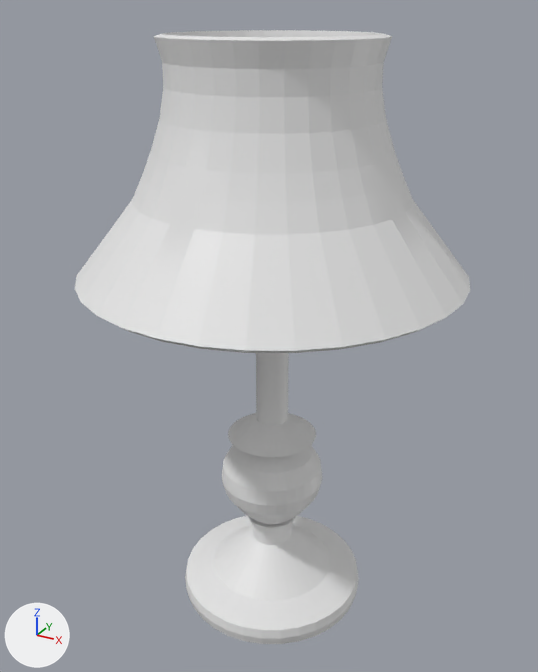
Renders of the FBX model JogoDeTerror/Assets/NossoJogo/Assets/Cat/abajur3.fbx from each side of a commit.
One viewpoint serves both versions: a 50 mm camera at (0.43, -0.79, 0.787) aimed at (-0.007, 0.004, 0.39). Every picture has the same lights, and +X, +Y and +Z are marked at lower left. The picture after the commit comes second.
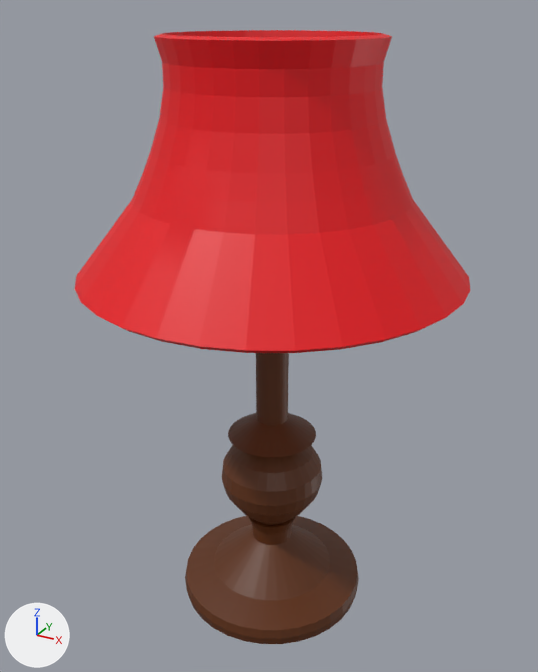
Changed parts and their boxes (x1, y1, x2, y2) in the pictures (538 x 672 px):
part 1 of me_cylinder, recoloured (white to brown): (185, 353, 359, 644) in both
part 2 of me_cylinder, recoloured (white to red): (75, 30, 470, 353) in both

What changed in the scene script:
```text
Add mat_material_001:
    mat_material_001 = principled_material('Material.001')
    mat_material_001.base_color = (0.115, 0.0286, 0.00393)  # brown #5f2f0d
Add mat_material_002:
    mat_material_002 = principled_material('Material.002')
    mat_material_002.base_color = (0.8, 0.0, 0.0047)  # red #e7000f
Change me_cylinder:
    where me_cylinder.from_pydata(...)  # 1888 vertices, 1892 faces; spans x -0.244..0.244, y -0.244..0.244, z -0.013..0.762
    used by ob_cylinder; location = (0.0, 0.0, 0.0)
    me_cylinder part 1: 1026 of the faces centred in x -0.129..0.129, y -0.129..0.129, z -0.013..0.365 switch from no material to mat_material_001 (brown #5f2f0d)
    me_cylinder part 2: 557 of the faces centred in x -0.238..0.238, y -0.238..0.229, z 0.481..0.761 switch from no material to mat_material_002 (red #e7000f)
```
